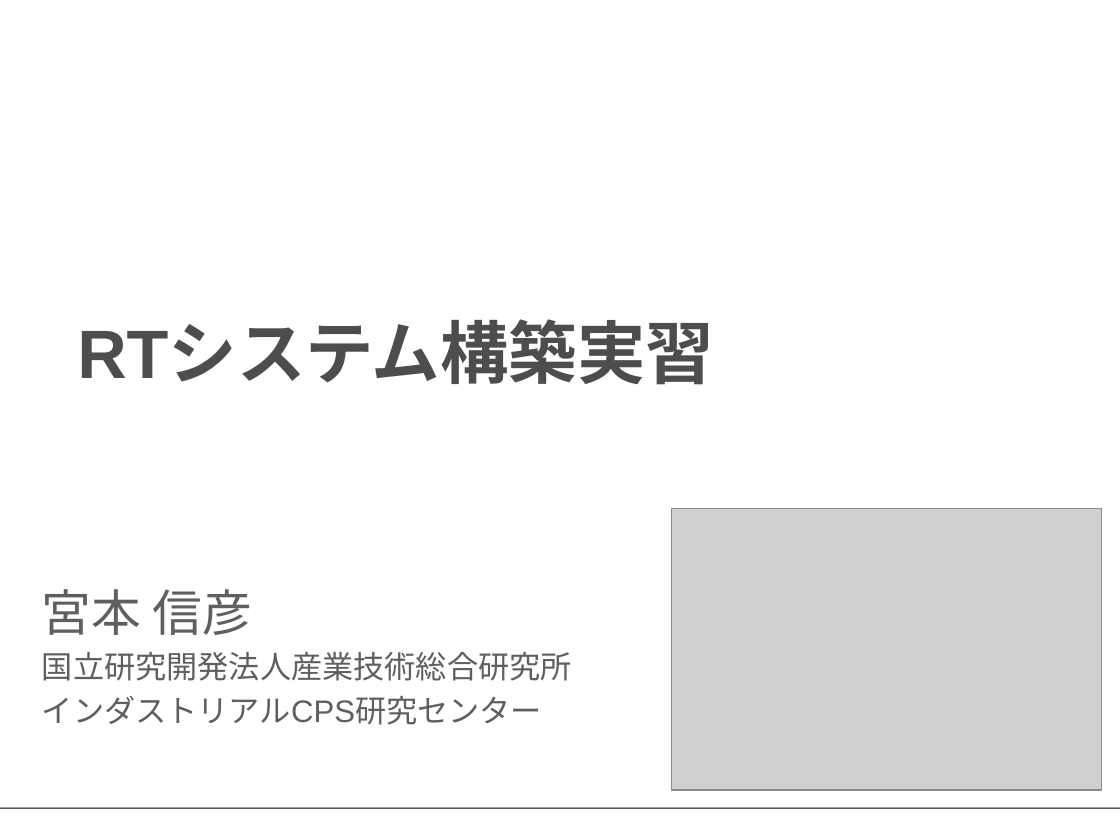
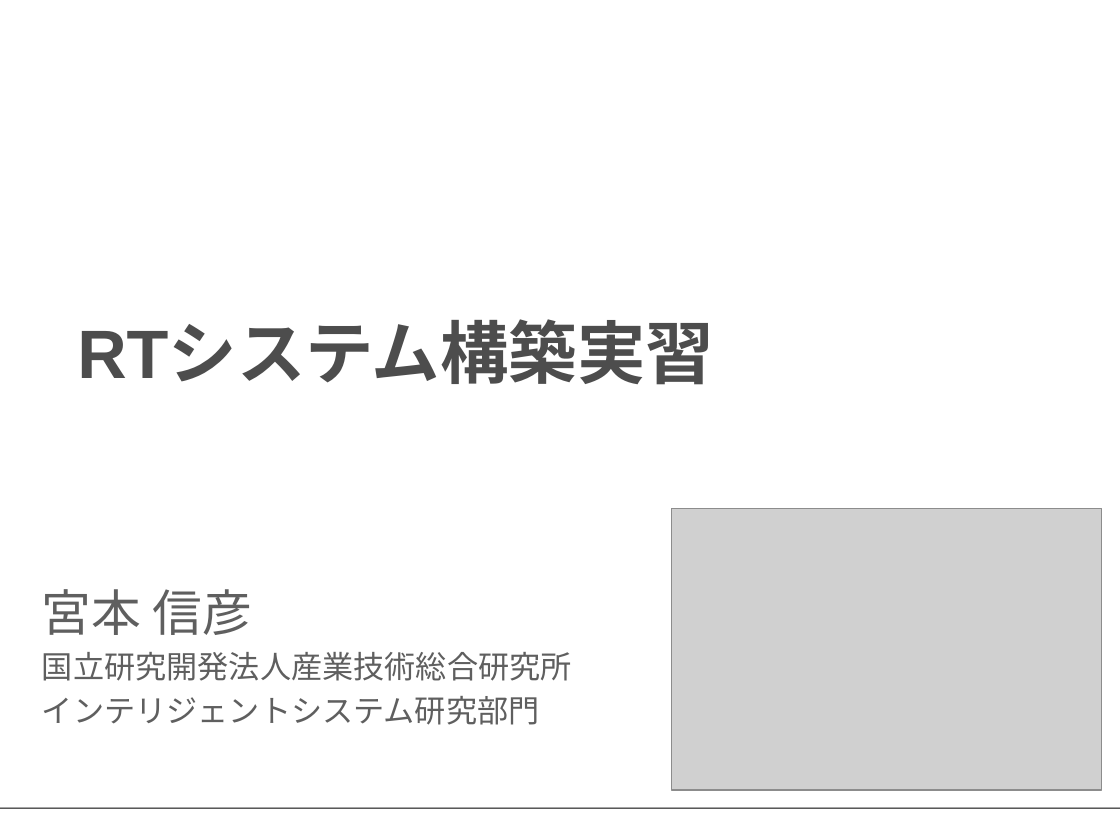
Before and after one commit to OpenRTM/RTM_Tutorial, a slide deck: slide 1 of ppt/RTシステム構築実習.pptx. Drawn at 1120x840 pixels with LibreOffice and Linux fonts; fonts in the diff are those of the drawing; grey boxes stand for pictures; background and template pictures are left out. Boxes give left, top, right and bottom in pixels: in the first picture for what was removed or moved away, otherwise in the second. Text is boxed around its words. In the diff, an @@ line names an element or a change of style, - is before the commit and + after.

```diff
--- a/ppt/RTシステム構築実習.pptx
+++ b/ppt/RTシステム構築実習.pptx
@@ subtitle at [42, 696, 540, 725]: text changed @@
-インダストリアルCPS研究センター
+インテリジェントシステム研究部門
```
Also in this commit, not shown: 59 other files.
